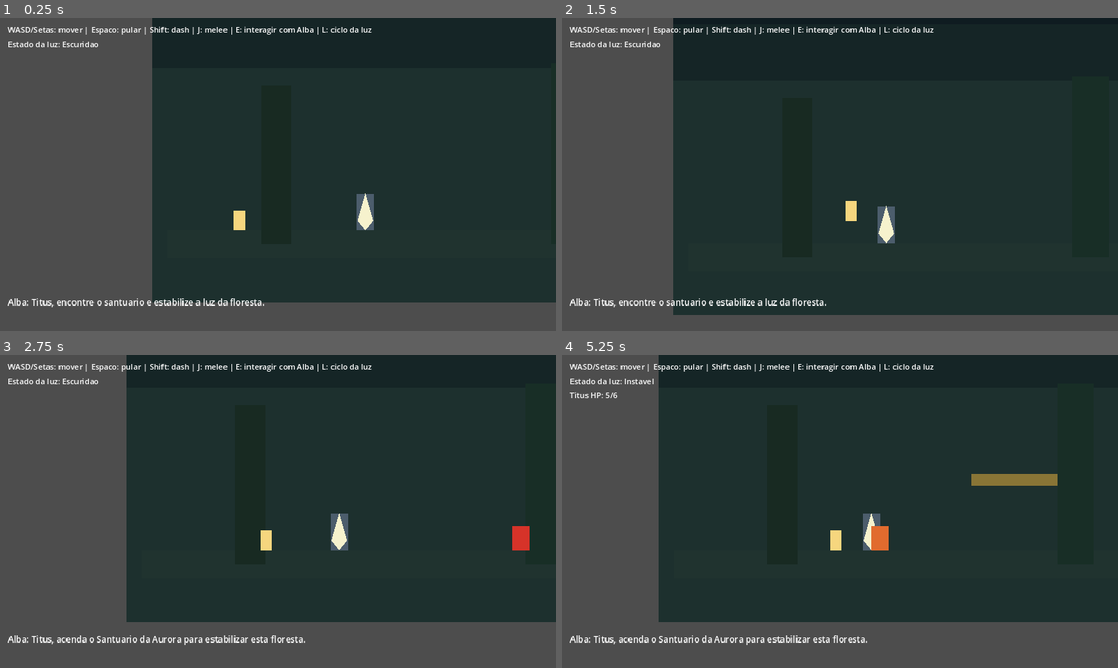
Above: before the commit, frames 1-4 (two rows, left to right).
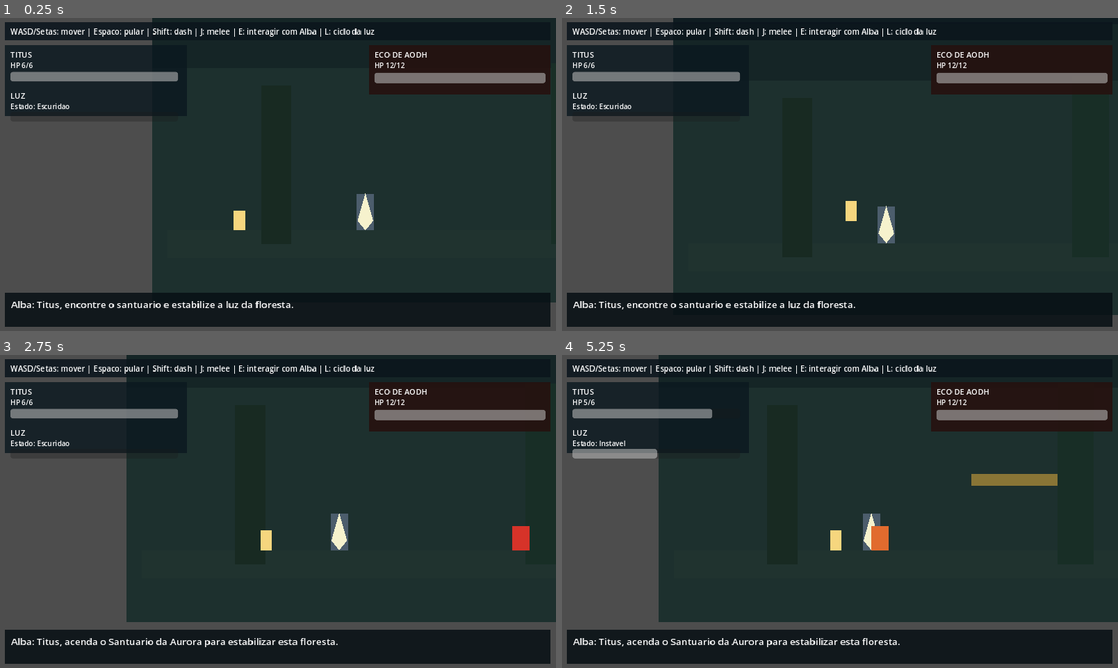
Above: after the commit, the same moments.

Repository: Pharosi/projetTitus
Game: Godot game, scene res://scenes/main/Main.tscn
The game is run twice, just before and just after one commit, with the same random seed, the same clock (stepped at 60 frames per second) and the same inputs.
Inputs:
- Up to frame 1 (0.25 s): no input
- Up to frame 2 (1.5 s): tap Enter at 0.5 s; hold D (move_right) from 0.53 s (still down); tap J (attack_melee) at 0.6 s; tap Space (jump) at 0.77 s; tap K (attack_ranged) at 1.35 s
- Up to frame 3 (2.75 s): tap Space (jump) at 1.52 s; release D (move_right) at 2.03 s; hold A (move_left) from 2.03 s (still down); tap Shift (dash) at 2.1 s
- Up to frame 4 (5.25 s): release A (move_left) at 2.78 s; hold D (move_right) 2.78-4.28 s; tap E (interact) at 2.85 s; tap Space (jump) at 3.02, 3.77, 4.52 s; hold L (light_action) 3.53-4.28 s; hold A (move_left) 4.28-5.03 s; tap J (attack_melee) at 4.35 s; hold D (move_right) from 5.03 s (still down); tap K (attack_ranged) at 5.1 s

The runs differ from the first frame. In frame 1, 22% of the frame differs, in the area x 0-99%, y 1-99%; in frame 2, 19%; in frame 3, 22%; in frame 4, 21%.

Commit message:
feat: polimento inicial de HUD com paines e barras

Diff:
--- a/scenes/main/Main.tscn
+++ b/scenes/main/Main.tscn
@@ -21,48 +21,140 @@
 grow_horizontal = 2
 grow_vertical = 2
 
-[node name="StatusLabel" type="Label" parent="CanvasLayer/UIRoot"]
+[node name="TopPanel" type="ColorRect" parent="CanvasLayer/UIRoot"]
 layout_mode = 0
-offset_left = 18.0
-offset_top = 14.0
-offset_right = 1246.0
-offset_bottom = 46.0
+offset_left = 12.0
+offset_top = 10.0
+offset_right = 1268.0
+offset_bottom = 52.0
+color = Color(0.04, 0.08, 0.11, 0.86)
+
+[node name="StatusLabel" type="Label" parent="CanvasLayer/UIRoot/TopPanel"]
+layout_mode = 0
+offset_left = 12.0
+offset_top = 8.0
+offset_right = 1244.0
+offset_bottom = 34.0
 theme_override_font_sizes/font_size = 18
 text = ""
 
-[node name="LightLabel" type="Label" parent="CanvasLayer/UIRoot"]
+[node name="LeftPanel" type="ColorRect" parent="CanvasLayer/UIRoot"]
 layout_mode = 0
-offset_left = 18.0
-offset_top = 48.0
+offset_left = 12.0
+offset_top = 62.0
 offset_right = 430.0
-offset_bottom = 82.0
+offset_bottom = 226.0
+color = Color(0.04, 0.09, 0.12, 0.8)
+
+[node name="PlayerTitleLabel" type="Label" parent="CanvasLayer/UIRoot/LeftPanel"]
+layout_mode = 0
+offset_left = 12.0
+offset_top = 10.0
+offset_right = 196.0
+offset_bottom = 36.0
 theme_override_font_sizes/font_size = 18
+text = "TITUS"
+
+[node name="PlayerLabel" type="Label" parent="CanvasLayer/UIRoot/LeftPanel"]
+layout_mode = 0
+offset_left = 12.0
+offset_top = 36.0
+offset_right = 300.0
+offset_bottom = 58.0
+theme_override_font_sizes/font_size = 16
 text = ""
 
-[node name="PlayerLabel" type="Label" parent="CanvasLayer/UIRoot"]
+[node name="PlayerHealthBar" type="ProgressBar" parent="CanvasLayer/UIRoot/LeftPanel"]
 layout_mode = 0
-offset_left = 18.0
-offset_top = 80.0
-offset_right = 430.0
-offset_bottom = 114.0
+offset_left = 12.0
+offset_top = 62.0
+offset_right = 398.0
+offset_bottom = 84.0
+min_value = 0.0
+max_value = 6.0
+value = 6.0
+show_percentage = false
+
+[node name="LightTitleLabel" type="Label" parent="CanvasLayer/UIRoot/LeftPanel"]
+layout_mode = 0
+offset_left = 12.0
+offset_top = 104.0
+offset_right = 196.0
+offset_bottom = 130.0
 theme_override_font_sizes/font_size = 18
+text = "LUZ"
+
+[node name="LightLabel" type="Label" parent="CanvasLayer/UIRoot/LeftPanel"]
+layout_mode = 0
+offset_left = 12.0
+offset_top = 130.0
+offset_right = 300.0
+offset_bottom = 152.0
+theme_override_font_sizes/font_size = 16
 text = ""
 
-[node name="BossLabel" type="Label" parent="CanvasLayer/UIRoot"]
+[node name="LightStateBar" type="ProgressBar" parent="CanvasLayer/UIRoot/LeftPanel"]
 layout_mode = 0
-offset_left = 18.0
-offset_top = 112.0
-offset_right = 620.0
-offset_bottom = 146.0
+offset_left = 12.0
+offset_top = 154.0
+offset_right = 398.0
+offset_bottom = 176.0
+min_value = 0.0
+max_value = 2.0
+value = 0.0
+show_percentage = false
+
+[node name="BossPanel" type="ColorRect" parent="CanvasLayer/UIRoot"]
+layout_mode = 0
+offset_left = 850.0
+offset_top = 62.0
+offset_right = 1268.0
+offset_bottom = 176.0
+color = Color(0.15, 0.06, 0.05, 0.84)
+
+[node name="BossTitleLabel" type="Label" parent="CanvasLayer/UIRoot/BossPanel"]
+layout_mode = 0
+offset_left = 12.0
+offset_top = 10.0
+offset_right = 310.0
+offset_bottom = 36.0
 theme_override_font_sizes/font_size = 18
+text = "ECO DE AODH"
+
+[node name="BossLabel" type="Label" parent="CanvasLayer/UIRoot/BossPanel"]
+layout_mode = 0
+offset_left = 12.0
+offset_top = 36.0
+offset_right = 300.0
+offset_bottom = 58.0
+theme_override_font_sizes/font_size = 16
 text = ""
 
-[node name="NarrativeLabel" type="Label" parent="CanvasLayer/UIRoot"]
+[node name="BossHealthBar" type="ProgressBar" parent="CanvasLayer/UIRoot/BossPanel"]
 layout_mode = 0
-offset_left = 18.0
-offset_top = 640.0
-offset_right = 1258.0
+offset_left = 12.0
+offset_top = 64.0
+offset_right = 406.0
+offset_bottom = 88.0
+min_value = 0.0
+max_value = 12.0
+value = 12.0
+show_percentage = false
+
+[node name="NarrativePanel" type="ColorRect" parent="CanvasLayer/UIRoot"]
+layout_mode = 0
+offset_left = 12.0
+offset_top = 632.0
+offset_right = 1268.0
 offset_bottom = 710.0
-theme_override_font_sizes/font_size = 20
+color = Color(0.03, 0.06, 0.08, 0.86)
+
+[node name="NarrativeLabel" type="Label" parent="CanvasLayer/UIRoot/NarrativePanel"]
+layout_mode = 0
+offset_left = 14.0
+offset_top = 12.0
+offset_right = 1242.0
+offset_bottom = 64.0
+theme_override_font_sizes/font_size = 22
 text = ""
 autowrap_mode = 2
--- a/scripts/core/game.gd
+++ b/scripts/core/game.gd
@@ -1,10 +1,13 @@
 extends Node2D
 
-@onready var status_label: Label = $CanvasLayer/UIRoot/StatusLabel
-@onready var light_label: Label = $CanvasLayer/UIRoot/LightLabel
-@onready var player_label: Label = $CanvasLayer/UIRoot/PlayerLabel
-@onready var boss_label: Label = $CanvasLayer/UIRoot/BossLabel
-@onready var narrative_label: Label = $CanvasLayer/UIRoot/NarrativeLabel
+@onready var status_label: Label = $CanvasLayer/UIRoot/TopPanel/StatusLabel
+@onready var light_label: Label = $CanvasLayer/UIRoot/LeftPanel/LightLabel
+@onready var player_label: Label = $CanvasLayer/UIRoot/LeftPanel/PlayerLabel
+@onready var boss_label: Label = $CanvasLayer/UIRoot/BossPanel/BossLabel
+@onready var narrative_label: Label = $CanvasLayer/UIRoot/NarrativePanel/NarrativeLabel
+@onready var player_health_bar: ProgressBar = $CanvasLayer/UIRoot/LeftPanel/PlayerHealthBar
+@onready var boss_health_bar: ProgressBar = $CanvasLayer/UIRoot/BossPanel/BossHealthBar
+@onready var light_state_bar: ProgressBar = $CanvasLayer/UIRoot/LeftPanel/LightStateBar
 
 @onready var spawn_marker: Marker2D = $ForestSlice/Spawn
 @onready var titus: Node2D = $Titus
@@ -34,6 +37,8 @@
 
 	status_label.text = "WASD/Setas: mover | Espaco: pular | Shift: dash | J: melee | E: interagir com Alba | L: ciclo da luz"
 	LightState.enter_area(&"forest_slice")
+	_sync_player_hud()
+	_sync_boss_hud()
 	_show_narrative("Alba: Titus, encontre o santuario e estabilize a luz da floresta.")
 
 func _process(delta: float) -> void:
@@ -47,14 +52,19 @@
 	if event.is_action_pressed("light_action"):
 		LightState.cycle_state()
 
-func _on_light_state_changed(_area_id: StringName, _light_state: int) -> void:
-	light_label.text = "Estado da luz: %s" % LightState.get_state_name()
+func _on_light_state_changed(_area_id: StringName, light_state: int) -> void:
+	light_label.text = "Estado: %s" % LightState.get_state_name()
+	light_state_bar.value = float(light_state)
 
 func _on_player_health_changed(current: int, maximum: int) -> void:
-	player_label.text = "Titus HP: %d/%d" % [current, maximum]
+	player_label.text = "HP %d/%d" % [current, maximum]
+	player_health_bar.max_value = float(maximum)
+	player_health_bar.value = float(current)
 
 func _on_boss_health_changed(current: int, maximum: int) -> void:
-	boss_label.text = "Eco de Aodh HP: %d/%d" % [current, maximum]
+	boss_label.text = "HP %d/%d" % [current, maximum]
+	boss_health_bar.max_value = float(maximum)
+	boss_health_bar.value = float(current)
 
 func _on_player_defeated() -> void:
 	titus.global_position = spawn_marker.global_position
@@ -63,7 +73,8 @@
 	_show_narrative("Alba: Levante-se, Titus. A luz ainda precisa de voce.")
 
 func _on_boss_defeated() -> void:
-	boss_label.text = "Eco de Aodh derrotado"
+	boss_label.text = "Derrotado"
+	boss_health_bar.value = 0.0
 	_show_narrative("Alba: Voce restaurou a aurora desta regiao.")
 
 func _on_sanctuary_activated() -> void:
@@ -72,3 +83,19 @@
 func _show_narrative(text: String) -> void:
 	narrative_label.text = text
 	narrative_timeout_left = 4.2
+
+func _sync_player_hud() -> void:
+	if not titus.has_method("get"):
+		return
+
+	var current: int = int(titus.get("current_health"))
+	var maximum: int = int(titus.get("max_health"))
+	_on_player_health_changed(current, maximum)
+
+func _sync_boss_hud() -> void:
+	if not aodh_echo.has_method("get"):
+		return
+
+	var current: int = int(aodh_echo.get("current_health"))
+	var maximum: int = int(aodh_echo.get("max_health"))
+	_on_boss_health_changed(current, maximum)
